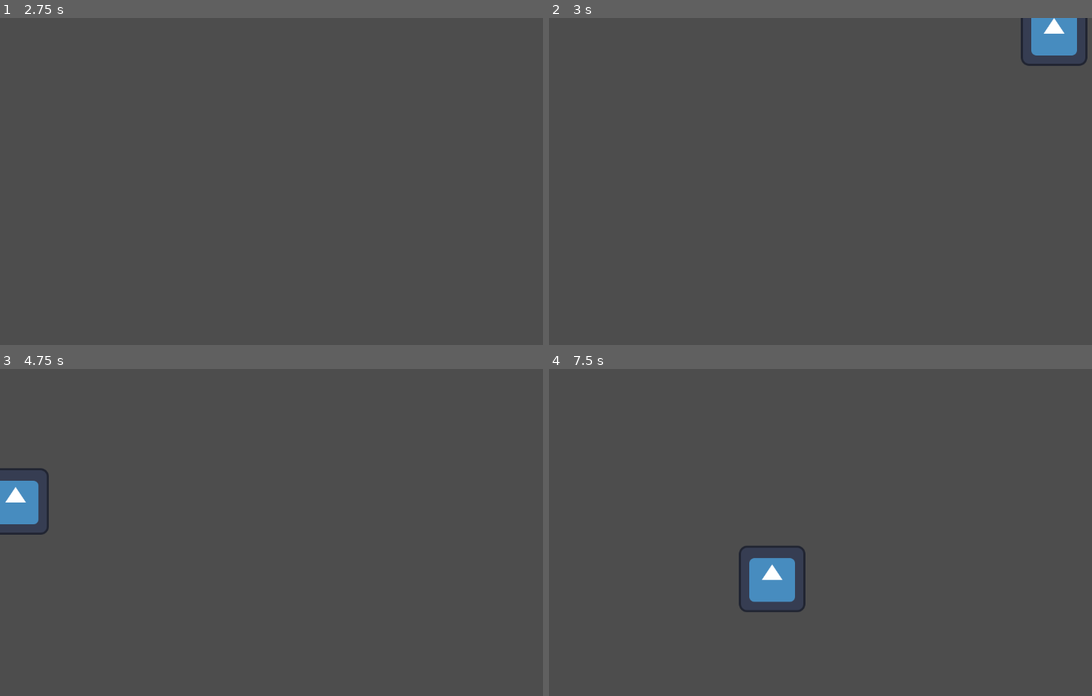
Above: before the commit, frames 1-4 (two rows, left to right).
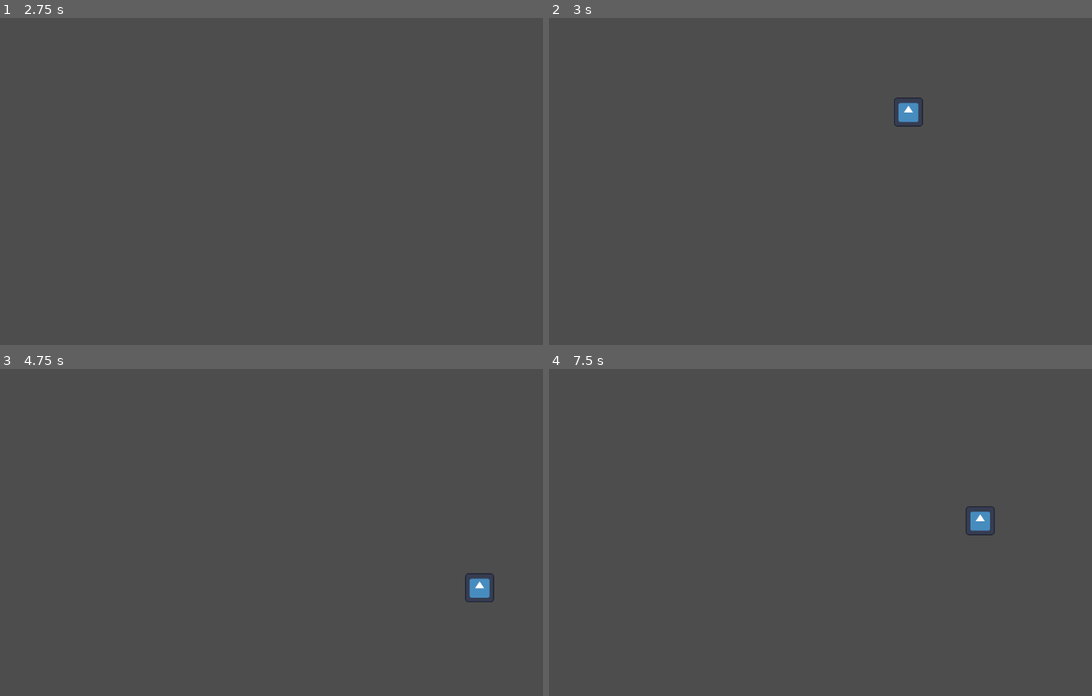
Above: after the commit, the same moments.

Repository: LionNatsu/laissezfaire
Game: Godot game, scene res://MainMenu.tscn
Same seed, same stepped clock (60 frames per second), same inputs: the game is played once before the commit and once after it. The engine's default icon, where the game draws it, is replaced by a stand-in: a white triangle on a blue panel in a dark square.
Inputs (mouse positions are in pixels of both pictures, inside the frame that each line leads up to):
- Up to frame 1 (2.75 s): click "Start" at 0.5 s; tap Enter at 1.25 s; move the mouse to (428, 168) at 1.27 s; hold C (clean) 1.28-2 s; click (428, 168) at 1.55 s; tap Space at 2 s; drag from (179, 204) to (271, 253) at 2.02 s
- Up to frame 2 (3 s): tap Enter at 2.75 s; move the mouse to (907, 112) at 2.77 s; hold N (new) from 2.78 s (still down); click (907, 112) at 2.92 s
- Up to frame 3 (4.75 s): tap C (clean) at 3.05 s; release N (new) at 3.5 s; tap Space at 3.5 s; drag from (271, 604) to (119, 486) at 3.52 s; tap Enter at 4.25 s; move the mouse to (477, 588) at 4.27 s; press the mouse at (477, 588) at 4.28 s; tap N (new) at 4.55 s
- Up to frame 4 (7.5 s): release the mouse at (1026, 588) at 5 s; tap Space at 5 s; drag from (565, 499) to (760, 454) at 5.02 s; move the mouse to (880, 535) at 5.77 s; hold C (clean) 5.78-6.5 s; click (880, 535) at 6.05 s; drag from (760, 454) to (728, 555) at 6.52 s; move the mouse to (977, 519) at 7.27 s; hold N (new) from 7.28 s (still down); click (977, 519) at 7.42 s

Frame 1 is identical in both runs. In frame 2, 1.5% of the frame differs, in the area x 63-100%, y 0-34%; in frame 3, 1.5%; in frame 4, 1.7%, in the area x 34-83%, y 41-75%.
Error after the commit: Invalid type in function 'connect_neuron' in base 'Path2D (Axon)'. The Object-derived class of argument 1 (previously freed) is not a subclass of the expected …

Commit message:
world: they are neurons and axons

Diff:
--- /dev/null
+++ b/Axon.gd
@@ -0,0 +1,20 @@
+extends Path2D
+class_name Axon
+
+var from: Neuron
+var to: Neuron
+
+func connect_neuron(from: Neuron, to:Neuron):
+	self.from = from
+	self.to = to
+	self.curve = Curve2D.new()
+	self.curve.add_point(from.position)
+	self.curve.add_point(to.position)
+
+# Called when the node enters the scene tree for the first time.
+func _ready():
+	pass
+
+# Called every frame. 'delta' is the elapsed time since the previous frame.
+func _process(delta):
+	pass
--- /dev/null
+++ b/Axon/Animation.gd
@@ -0,0 +1,15 @@
+extends PathFollow2D
+
+var speed : float = 2.0
+
+# Called when the node enters the scene tree for the first time.
+func _ready():
+	pass # Replace with function body.
+
+
+# Called every frame. 'delta' is the elapsed time since the previous frame.
+func _process(delta):
+	var prev_prog = self.progress_ratio
+	prev_prog += delta * speed
+	prev_prog = 0 if prev_prog > 1 else prev_prog
+	self.progress_ratio = prev_prog
--- a/Character.tscn
+++ /dev/null
@@ -1,17 +0,0 @@
-[gd_scene load_steps=4 format=3 uid="uid://bwkhtv2yishlq"]
-
-[ext_resource type="Script" path="res://Character.gd" id="1_2uuqa"]
-[ext_resource type="Texture2D" uid="uid://bx0egabs12467" path="res://icon.svg" id="2_obv70"]
-
-[sub_resource type="RectangleShape2D" id="RectangleShape2D_jgpek"]
-size = Vector2(119.5, 120.5)
-
-[node name="Character" type="Area2D"]
-script = ExtResource("1_2uuqa")
-
-[node name="Sprite2D" type="Sprite2D" parent="."]
-texture = ExtResource("2_obv70")
-
-[node name="CollisionShape2D" type="CollisionShape2D" parent="."]
-position = Vector2(0.25, -0.25)
-shape = SubResource("RectangleShape2D_jgpek")
--- a/Character.gd
+++ b/Neuron.gd
@@ -1,5 +1,5 @@
 extends Area2D
-class_name Character
+class_name Neuron
 
 # Called when the node enters the scene tree for the first time.
 func _ready():
--- a/WorldMap.gd
+++ b/WorldMap.gd
@@ -1,44 +1,40 @@
 extends Node2D
 
-const Character = preload("res://Character.tscn")
+var _dragging_from : Neuron
 
-var begin_character : Character
-var draging_curve : Curve2D
+#
+#class Drag:
+#	var begin: WeakRef
+#	var end: WeakRef
+#	func begin()
 
 # Called when the node enters the scene tree for the first time.
 func _ready():
+	$NeuronPrototype.visible = false
+	$AxonPrototype.visible = false
+
+# Called every frame. 'delta' is the elapsed time since the previous frame.
+func _process(_delta):
 	pass
 
-# Called every frame. 'delta' is the elapsed time since the previous frame.
-func _process(delta):
-	var prev_prog = $Path2D/PathFollow2D.progress_ratio
-	prev_prog += delta * 2
-	prev_prog = 0 if prev_prog > 1 else prev_prog
-	$Path2D/PathFollow2D.progress_ratio = prev_prog
+func _character_mousedown(_viewport:Node, event:InputEvent, _shape_idx:int, which:Neuron):
+	if event.is_action_pressed("drag"):
+		_dragging_from = which
 
-func _character_mousedown(_viewport:Node, event:InputEvent, _shape_idx:int, character:Character):
-	if event.is_action_pressed("drag"):
-		begin_character = character
-		draging_curve = Curve2D.new()
-		draging_curve.clear_points()
-		draging_curve.add_point(character.position)
-
-	elif event.is_action_released("drag") and begin_character != character:
-		draging_curve.add_point(character.position,
-								Vector2(begin_character.position.x - character.position.x, 0))
-		$Path2D.curve = draging_curve
-		$Path2D/PathFollow2D.progress_ratio = 0
-		$Path2D.visible = true
+	elif event.is_action_released("drag") and _dragging_from != which:
+		var axon = $AxonPrototype.duplicate() as Axon
+		axon.connect_neuron(_dragging_from, which)
+		$CanvasLayer.add_child(axon)
+		axon.visible = true
 
 func _unhandled_key_input(event):
 	if event.is_action_pressed("new"):
-		var c = Character.instantiate()
-		c.input_event.connect(_character_mousedown.bind(c))
-		c.translate(Vector2(randi_range(0, get_viewport_rect().size.x),
-							randi_range(0, get_viewport_rect().size.y)))
-		c.visible = true
-		$CharacterCanvasLayer.add_child(c)
-		print("new=", c)
+		var neuron = $NeuronPrototype.duplicate() as Neuron
+		neuron.input_event.connect(_character_mousedown.bind(neuron))
+		neuron.translate(get_viewport().get_mouse_position())
+		$CanvasLayer.add_child(neuron)
+		neuron.visible = true
+
 	elif event.is_action_pressed("clean"):
-		for n in $CharacterCanvasLayer.get_children():
+		for n in $CanvasLayer.get_children():
 			n.queue_free()
--- a/WorldMap.tscn
+++ b/WorldMap.tscn
@@ -1,22 +1,38 @@
-[gd_scene load_steps=4 format=3 uid="uid://b60shoqx01pxn"]
+[gd_scene load_steps=8 format=3 uid="uid://b60shoqx01pxn"]
 
 [ext_resource type="Script" path="res://WorldMap.gd" id="1_5no85"]
+[ext_resource type="Script" path="res://Neuron.gd" id="2_8dbcg"]
+[ext_resource type="Texture2D" uid="uid://bx0egabs12467" path="res://icon.svg" id="3_d1d74"]
+[ext_resource type="Script" path="res://Axon.gd" id="4_gh8jp"]
+[ext_resource type="Script" path="res://Axon/Animation.gd" id="5_uf5m5"]
 
-[sub_resource type="Curve2D" id="Curve2D_p561d"]
+[sub_resource type="RectangleShape2D" id="RectangleShape2D_jgpek"]
+size = Vector2(57.5, 58.5)
 
 [sub_resource type="NoiseTexture2D" id="NoiseTexture2D_fgrlk"]
 
 [node name="WorldMap" type="Node2D"]
 script = ExtResource("1_5no85")
 
-[node name="CharacterCanvasLayer" type="CanvasLayer" parent="."]
+[node name="CanvasLayer" type="CanvasLayer" parent="."]
 
-[node name="Path2D" type="Path2D" parent="."]
-visible = false
-curve = SubResource("Curve2D_p561d")
+[node name="NeuronPrototype" type="Area2D" parent="."]
+script = ExtResource("2_8dbcg")
 
-[node name="PathFollow2D" type="PathFollow2D" parent="Path2D"]
+[node name="Sprite2D" type="Sprite2D" parent="NeuronPrototype"]
+scale = Vector2(0.4375, 0.4375)
+texture = ExtResource("3_d1d74")
 
-[node name="Sprite2D" type="Sprite2D" parent="Path2D/PathFollow2D"]
+[node name="CollisionShape2D" type="CollisionShape2D" parent="NeuronPrototype"]
+position = Vector2(0.25, -0.25)
+shape = SubResource("RectangleShape2D_jgpek")
+
+[node name="AxonPrototype" type="Path2D" parent="."]
+script = ExtResource("4_gh8jp")
+
+[node name="PathFollow2D" type="PathFollow2D" parent="AxonPrototype"]
+script = ExtResource("5_uf5m5")
+
+[node name="Sprite2D" type="Sprite2D" parent="AxonPrototype/PathFollow2D"]
 scale = Vector2(0.0175781, 0.0195313)
 texture = SubResource("NoiseTexture2D_fgrlk")
